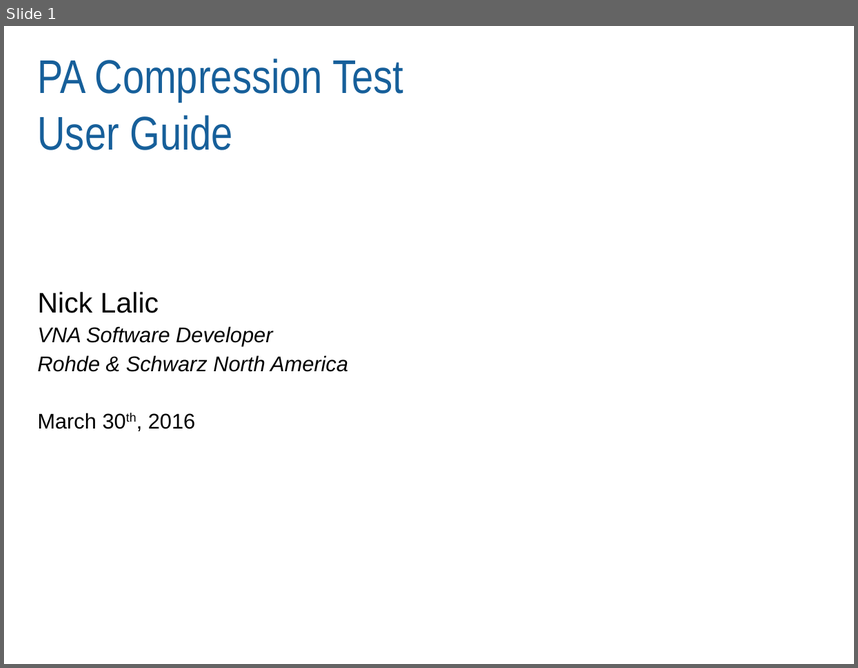
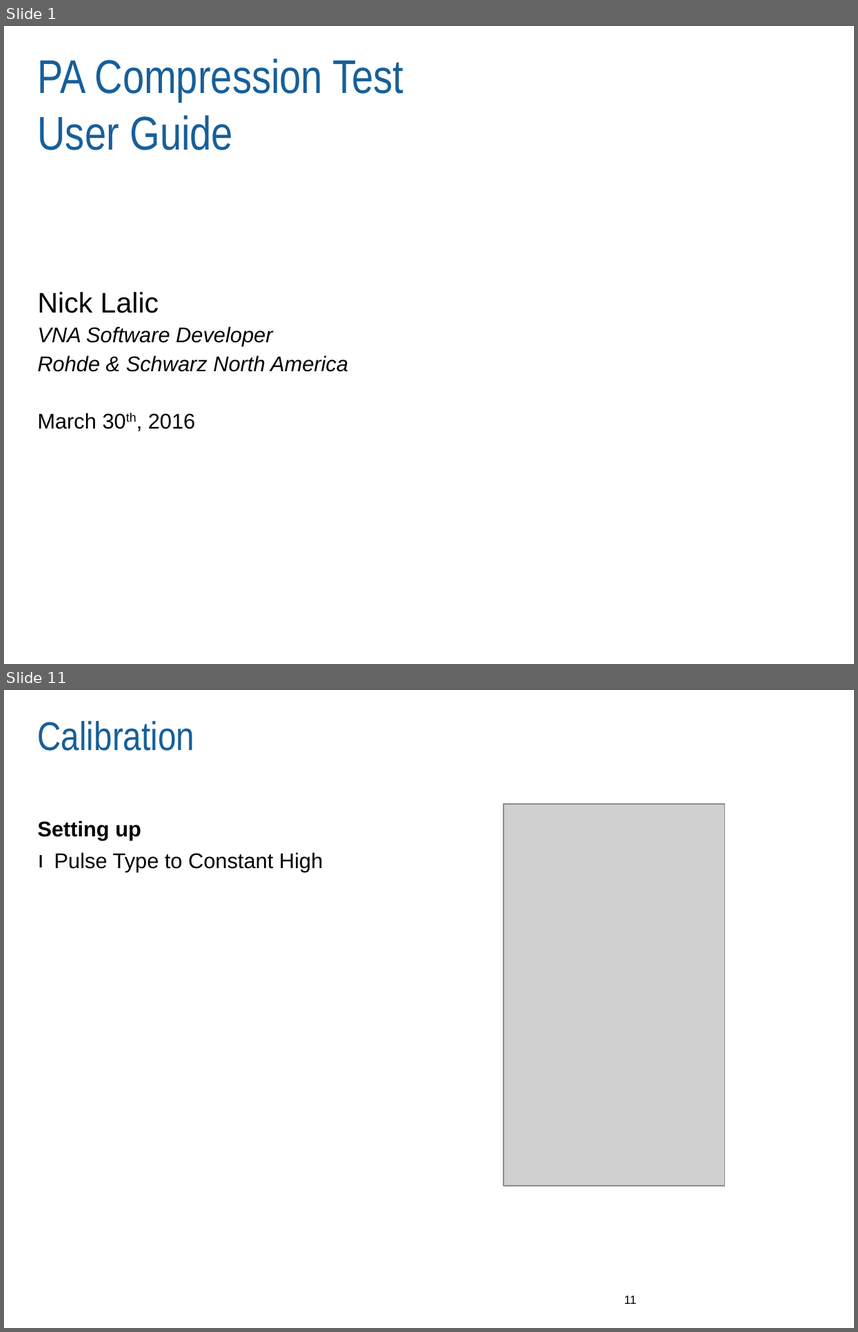
Before and after one commit to Terrabits/PACompressionTest, a slide deck: Documentation/User manual/MACOM RI Pulsed RF Application Note.pptx. Shown one above the other, each under a label of ours: slide 1 before the commit, slides 1 and 11 after it; the slides between them are not shown. The pictures are 858x668 and 858x1332 pixels, drawn with LibreOffice and Linux fonts; fonts in the diff are those of the drawing; grey boxes stand for pictures; background and template pictures are left out. Boxes give left, top, right and bottom in pixels: in the first picture for what was removed or moved away, otherwise in the second. Text is boxed around its words. In the diff, an @@ line names an element or a change of style, - is before the commit and + after.

```diff
--- a/Documentation/User manual/MACOM RI Pulsed RF Application Note.pptx
+++ b/Documentation/User manual/MACOM RI Pulsed RF Application Note.pptx
@@ slide 11 added at <box>4,690,854,1328</box>, background #FFFFFF @@
@@ title added at <box>38,721,195,751</box>, 34 pt, text #165F9A @@
+Calibration
@@ picture added at <box>504,804,725,1185</box> @@
@@ text added at <box>38,820,141,840</box>, 18 pt, text #000000, bold @@
+Setting up
@@ text added at <box>54,852,323,871</box>, 18 pt, text #000000 @@
+ı Pulse Type to Constant High
@@ page number added at <box>624,1295,637,1303</box>, 10 pt, text #000000 @@
+11
```
Also in this commit, not shown: 3 slides changed, 16 other slides added, 1 slide removed, 9 other files.
